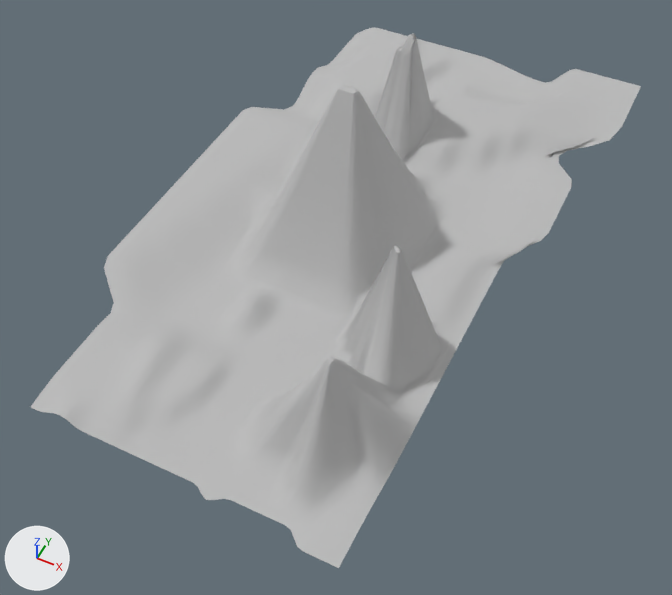
The OBJ model Assets/Prefabs/raw_models/mountains.obj as it was, and as the next commit left it.
Rendered twice from a camera (50 mm lens) standing at (2360.0, -3590.0, 4280.0) and looking at (638.0, -148.0, -23.0). Lighting does not change. The marker at lower left points along +X, +Y and +Z. Where no turn or scale is listed for an object, it has been applied to the vertices.

Objects in the first picture: 'mountains'.
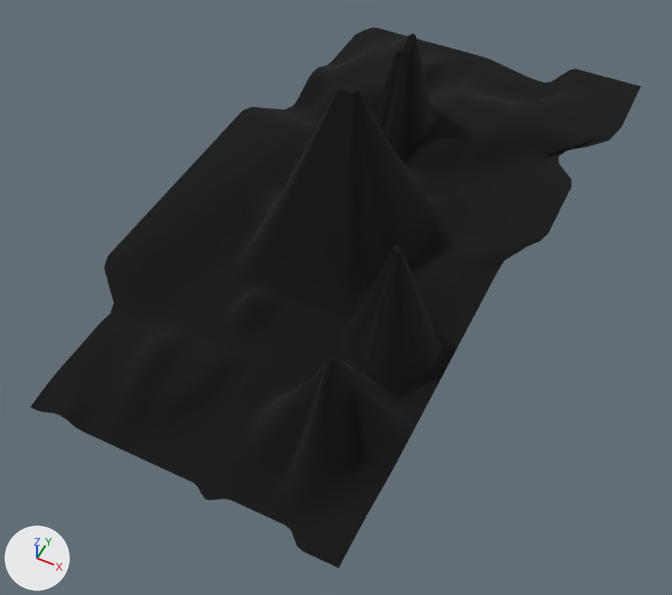
The newer file is also rescaled (x0.227), turned or shifted as a whole; pictures and numbers use the older file's frame.

The change in detail:
Material 'aiStandardSurface1SG' (mat_aistandardsurface1sg) is new.
Its base color is (0.0, 0.0, 0.0) (black #000000).
Its roughness is 1.0.
Material 'aiStandardSurface2SG' (mat_aistandardsurface2sg) is new.
Its base color is (0.0, 0.0, 0.0) (black #000000).
Its roughness is 1.0.
Material 'aiStandardSurface3SG' (mat_aistandardsurface3sg) is new.
Its base color is (0.0, 0.0, 0.0) (black #000000).
Its roughness is 1.0.
me_mountains has 2601 vertices, 2500 faces and spans x -742.0..1781.0, y -1765.0..2776.0, z 0.0..1093.0.
me_mountains is used by ob_mountains; location (0.0, 0.0, 0.0).
me_mountains part 1: 1803 of the faces centred in x -722.0..1761.0, y -1724.0..2735.0, z 0.0..122.0 switch from mat_initialshadinggroup (grey #bcbcbc) to mat_aistandardsurface2sg (black #000000).
me_mountains part 2: 459 of the faces centred in x -278.0..1401.0, y -1559.0..1671.0, z 0.0..1093.0 switch from mat_initialshadinggroup (grey #bcbcbc) to mat_aistandardsurface1sg (black #000000).
me_mountains part 3: 159 of the faces centred in x 176.0..699.0, y 136.0..704.0, z 517.0..1093.0 switch from mat_initialshadinggroup (grey #bcbcbc) to mat_aistandardsurface3sg (black #000000).
me_mountains part 4: 37 of the faces centred in x 1034.0..1127.0, y -1147.0..-1013.0, z 489.0..655.0 switch from mat_initialshadinggroup (grey #bcbcbc) to mat_aistandardsurface3sg (black #000000).
me_mountains part 5: 33 of the faces centred in x 302.0..812.0, y 1128.0..1499.0, z 2.0..828.0 switch from mat_initialshadinggroup (grey #bcbcbc) to mat_aistandardsurface3sg (black #000000).

Changed parts and their boxes (x1, y1, x2, y2) in the pictures (672 x 595 px):
part 1 of me_mountains, recoloured (grey to black)
    both: (31, 28, 641, 568)
part 2 of me_mountains, recoloured (grey to black)
    both: (229, 34, 442, 528)
part 3 of me_mountains, recoloured (grey to black)
    both: (270, 85, 414, 249)
part 4 of me_mountains, recoloured (grey to black)
    both: (318, 357, 350, 420)
part 5 of me_mountains, recoloured (grey to black)
    both: (397, 33, 450, 185)
